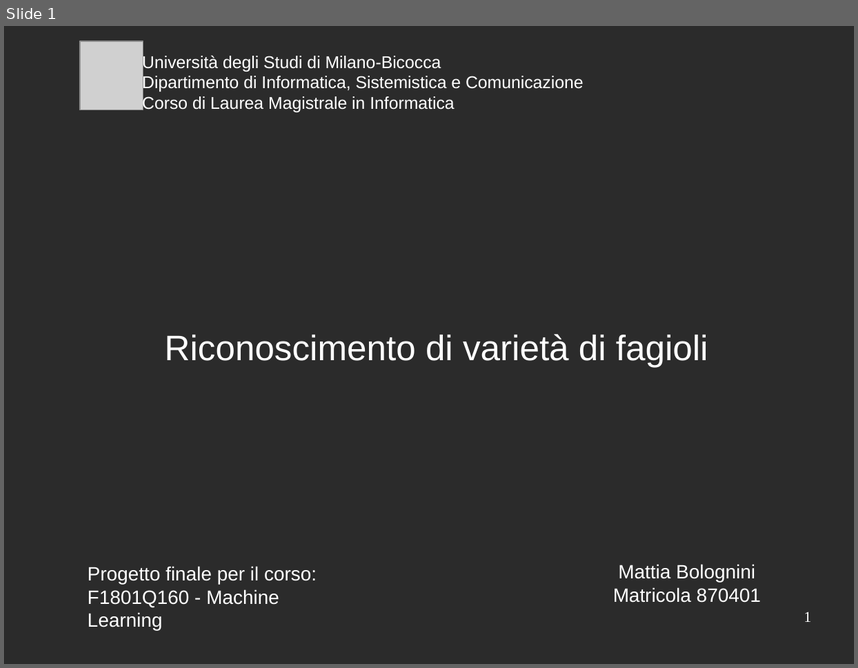
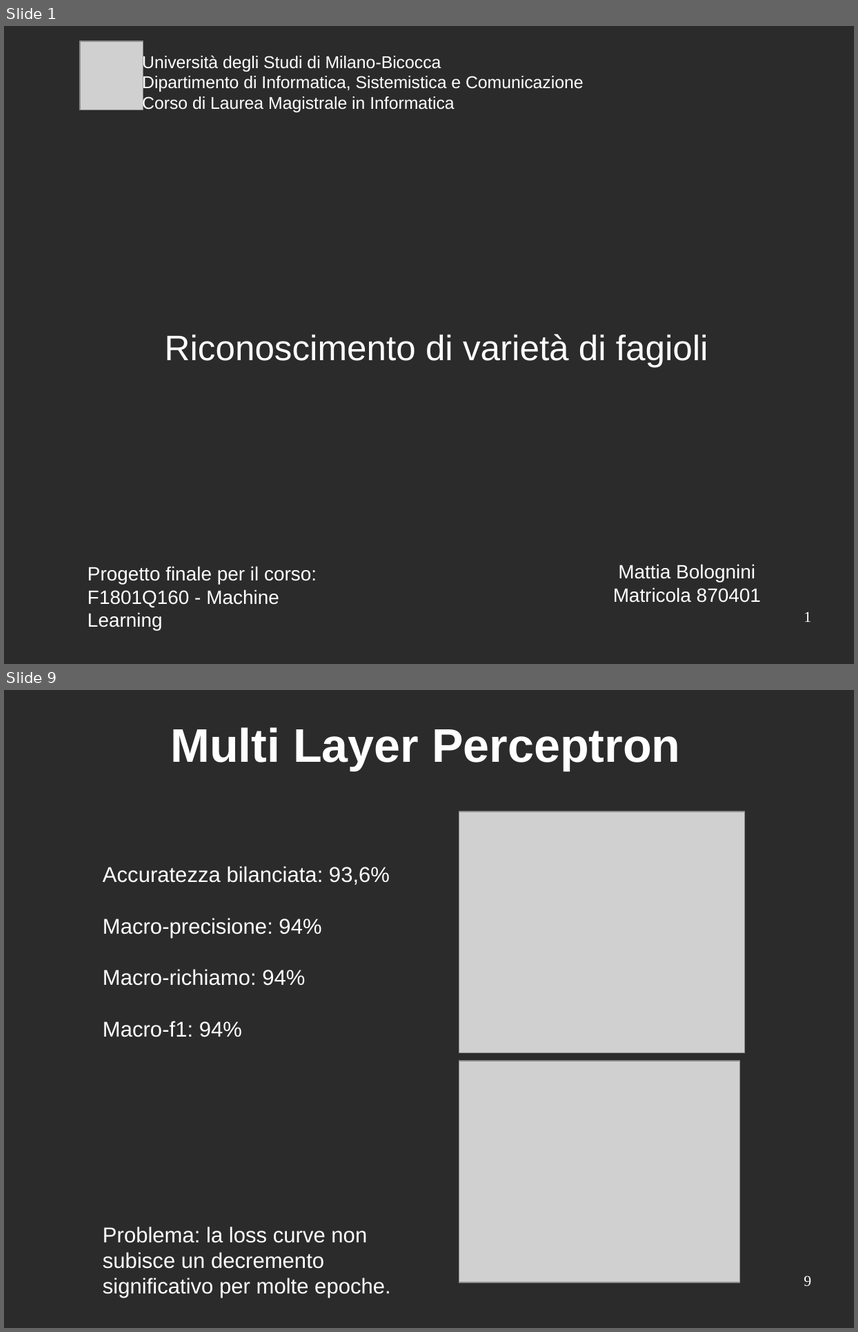
Before and after one commit to mattia010/dry_beans_ML, a slide deck: report/presentation_slides.odp. Shown one above the other, each under a label of ours: slide 1 before the commit, slides 1 and 9 after it; the slides between them are not shown. The pictures are 858x668 and 858x1332 pixels, drawn with LibreOffice and Linux fonts; fonts in the diff are those of the drawing; grey boxes stand for pictures; background and template pictures are left out; a plain dark background stands for a picture behind light text. Boxes give left, top, right and bottom in pixels: in the first picture for what was removed or moved away, otherwise in the second. Text is boxed around its words. In the diff, an @@ line names an element or a change of style, - is before the commit and + after.

```diff
--- a/report/presentation_slides.odp
+++ b/report/presentation_slides.odp
@@ slide 9 added at <box>4,690,854,1328</box>, background picture (left out) @@
@@ title added at <box>170,727,680,771</box>, 44 pt, text #FFFFFF, bold @@
+Multi Layer Perceptron
@@ picture added at <box>460,811,745,1052</box> @@
@@ text added at <box>103,866,391,1298</box>, 20 pt, text #FFFFFF @@
+Accuratezza bilanciata: 93,6%
+Macro-precisione: 94%
+Macro-richiamo: 94%
+Macro-f1: 94%
+Problema: la loss curve non subisce un decremento significativo per molte epoche.
@@ picture added at <box>460,1061,741,1283</box> @@
@@ page number added at <box>804,1275,811,1286</box>, 14 pt, text #FFFFFF @@
+9
```
Also in this commit, not shown: 3 slides changed, 10 other slides added, 7 slides removed.
